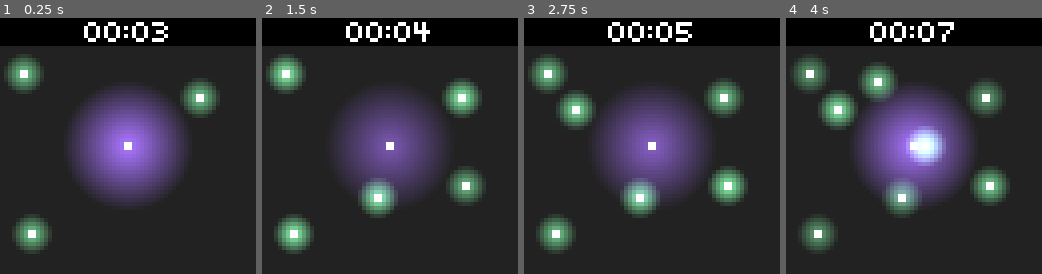
Above: before the commit, frames 1-4 (left to right).
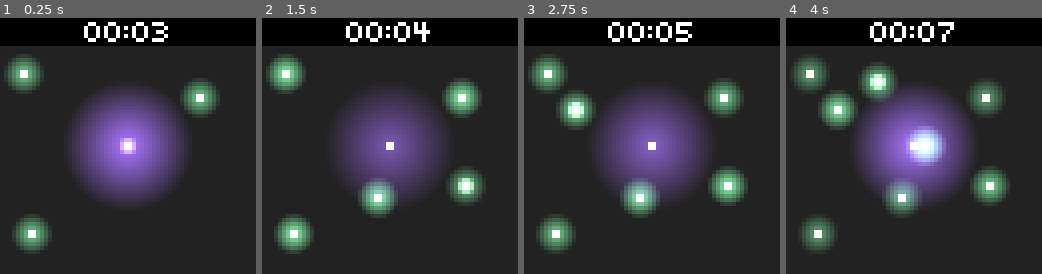
Above: after the commit, the same moments.

Repository: IceTyp/Voidvasion
Game: Godot game, scene res://src/map.tscn
Two runs of this game, one before a commit and one after it. Both use one fixed random seed, a clock stepped at 60 frames per second and the inputs below.
Inputs (mouse positions are in pixels of both pictures, inside the frame that each line leads up to):
- Up to frame 1 (0.25 s): no input
- Up to frame 2 (1.5 s): tap Enter at 0.5 s; move the mouse to (377, 197) at 0.52 s; click (377, 197) at 0.67 s; move the mouse to (466, 184) at 1.27 s; click (466, 184) at 1.42 s
- Up to frame 3 (2.75 s): move the mouse to (575, 107) at 2.02 s; click (575, 107) at 2.17 s
- Up to frame 4 (4 s): move the mouse to (926, 146) at 2.77 s; click (926, 146) at 2.92 s; move the mouse to (875, 82) at 3.52 s; click (875, 82) at 3.67 s

The runs differ from the first frame. In frame 1, 0.3% of the frame differs, in the area x 46-54%, y 46-54%; in frame 2, 0.3%; in frame 3, 0.3%; in frame 4, 0.3%.

Commit message:
add cursor orb

Diff:
--- a/godot/src/orb_placing.gd
+++ b/godot/src/orb_placing.gd
@@ -1,7 +1,7 @@
 extends Node2D
 
 var small_orb := preload("res://src/orbs/small_orb.tscn")
-
+var cursor_orb := preload("res://src/orbs/cursor_orb.tscn")
 
 ## this places orbs everywhere (for testing)
 #func _ready() -> void:
@@ -12,6 +12,10 @@
 #			add_child(orb)
 
 
+func _ready() -> void:
+	add_child(cursor_orb.instantiate())
+
+
 func _input(event: InputEvent) -> void:
 	if event is InputEventMouseButton:
 		if event.button_index == MOUSE_BUTTON_LEFT and event.pressed:
--- /dev/null
+++ b/godot/src/orbs/cursor_orb.gd
@@ -0,0 +1,8 @@
+extends Orb
+
+func _ready() -> void:
+	pass
+
+func _process(_delta: float) -> void:
+	# TODO clamp window size
+	position = get_global_mouse_position().round()
--- /dev/null
+++ b/godot/src/orbs/cursor_orb.tscn
@@ -0,0 +1,21 @@
+[gd_scene load_steps=5 format=3 uid="uid://da1evbe48ys6v"]
+
+[ext_resource type="PackedScene" uid="uid://ck1aacinn3fx2" path="res://src/orbs/orb.tscn" id="1_pno7o"]
+[ext_resource type="Script" path="res://src/orbs/cursor_orb.gd" id="2_b04j7"]
+
+[sub_resource type="Gradient" id="Gradient_hy5uw"]
+offsets = PackedFloat32Array(0, 0.6)
+colors = PackedColorArray(1, 1, 1, 1, 0, 0, 0, 1)
+
+[sub_resource type="GradientTexture2D" id="GradientTexture2D_otmpl"]
+gradient = SubResource("Gradient_hy5uw")
+fill = 1
+fill_from = Vector2(0.5, 0.5)
+fill_to = Vector2(0.8, 0)
+
+[node name="CursorOrb" instance=ExtResource("1_pno7o")]
+script = ExtResource("2_b04j7")
+energy = 0.5
+
+[node name="PointLight2D" parent="." index="1"]
+texture = SubResource("GradientTexture2D_otmpl")
